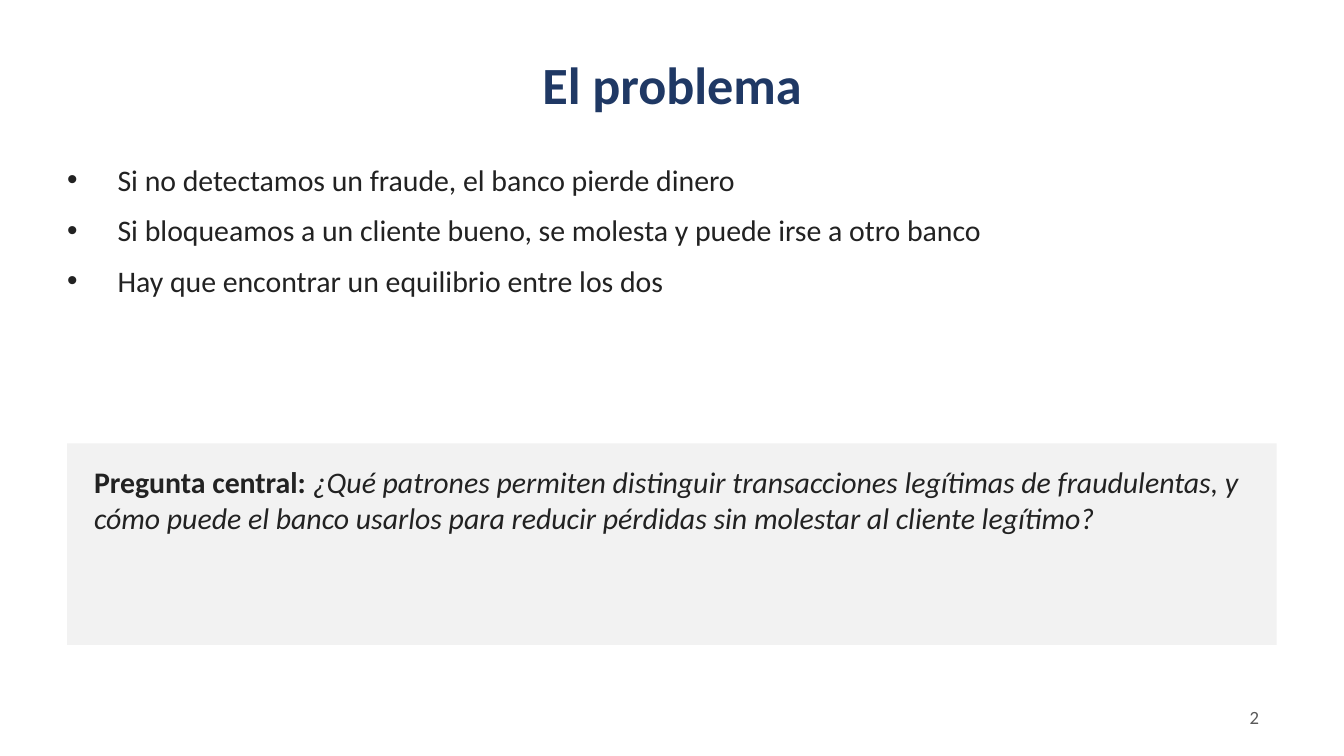
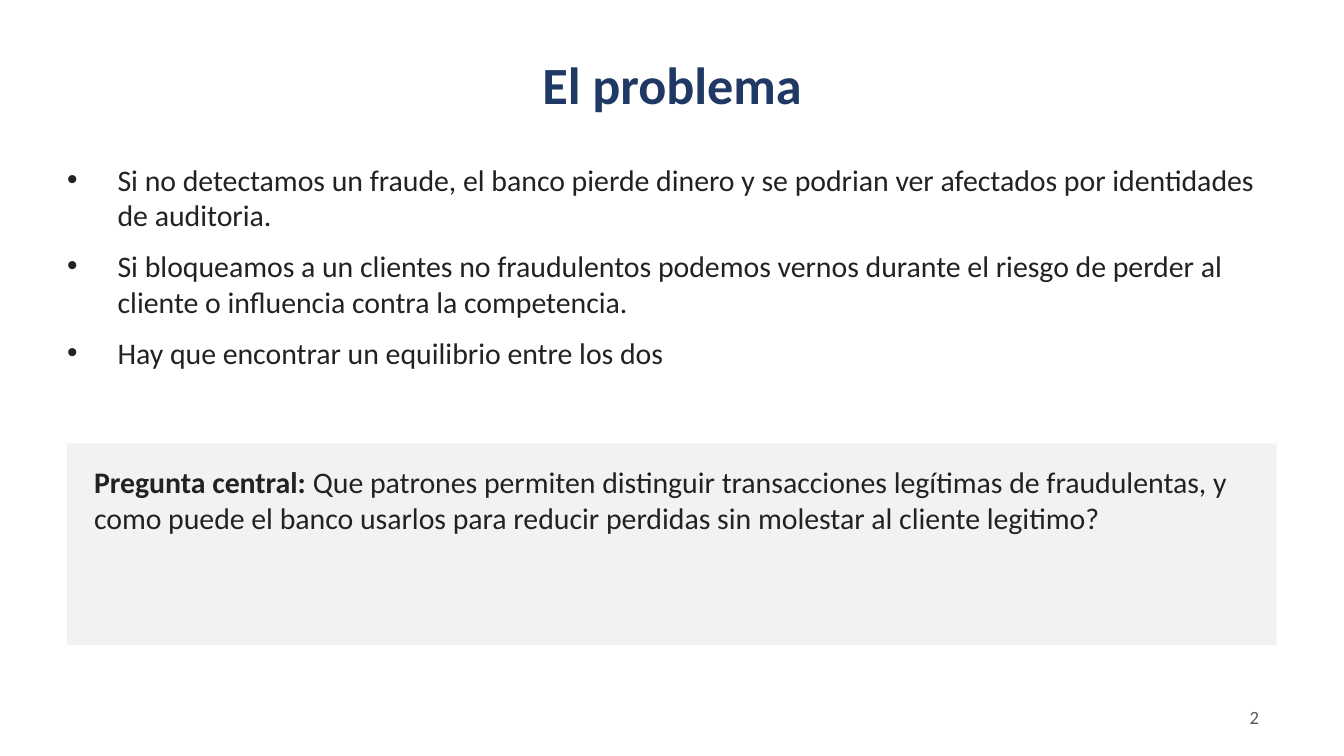
Before and after one commit to kg-alvarado/Project_fraude_kdd, a slide deck: slide 2 of presentacion/presentacion_defensa.pptx. Drawn at 1344x756 pixels with LibreOffice and Linux fonts; fonts in the diff are those of the drawing. Boxes give left, top, right and bottom in pixels: in the first picture for what was removed or moved away, otherwise in the second. Text is boxed around its words. In the diff, an @@ line names an element or a change of style, - is before the commit and + after.

```diff
--- a/presentacion/presentacion_defensa.pptx
+++ b/presentacion/presentacion_defensa.pptx
@@ text at (x1=118, y1=170, x2=1253, y2=318): text changed @@
-• Si no detectamos un fraude, el banco pierde dinero
-• Si bloqueamos a un cliente bueno, se molesta y puede irse a otro banco
+• Si no detectamos un fraude, el banco pierde dinero y se podrian ver afectados por identidades de auditoria.
+• Si bloqueamos a un clientes no fraudulentos podemos vernos durante el riesgo de perder al cliente o influencia contra la competencia.
@@ text at (x1=94, y1=472, x2=1226, y2=534): text changed; italic off @@
-Pregunta central: ¿Qué patrones permiten distinguir transacciones legítimas de fraudulentas, y cómo puede el banco usarlos para reducir pérdidas sin molestar al cliente legítimo?
+Pregunta central: Que patrones permiten distinguir transacciones legítimas de fraudulentas, y como puede el banco usarlos para reducir perdidas sin molestar al cliente legitimo?
```
Also in this commit, not shown: 9 other slides changed.
